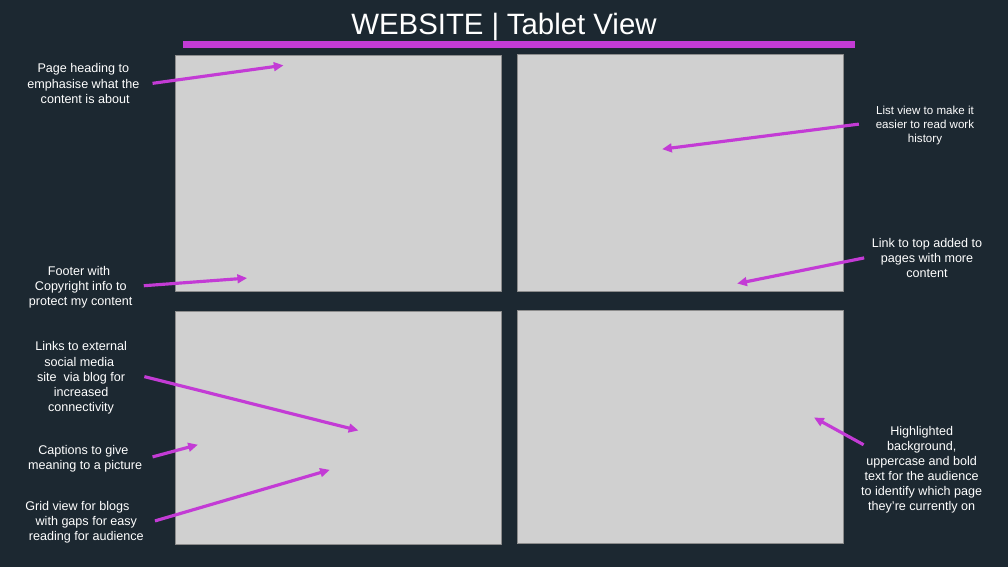
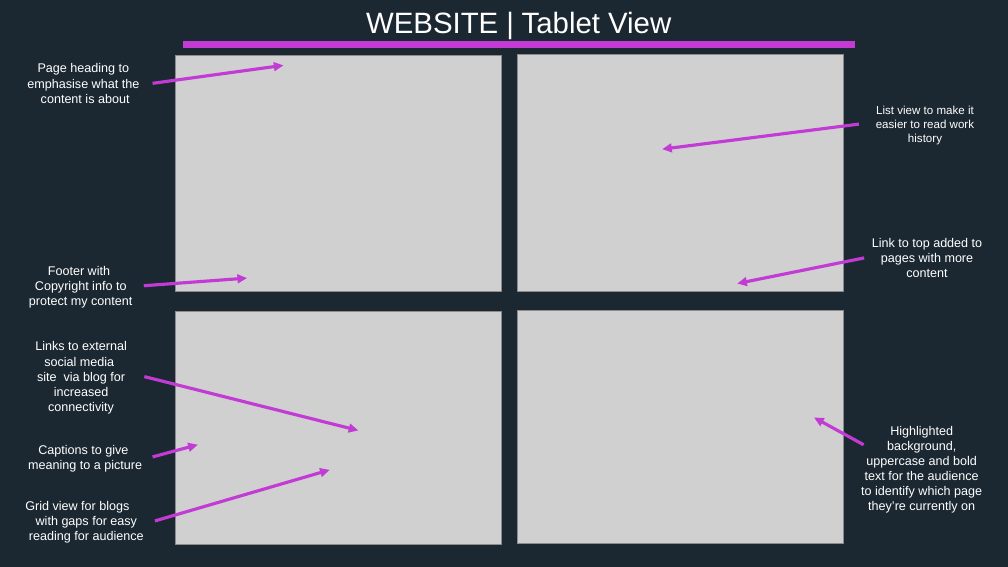
Before and after one commit to mdart86/Portfolio_Website, a slide deck: slide 8 of Michael-Dart_T1A2 Slidedeck.pptx. Drawn at 1008x567 pixels with LibreOffice and Linux fonts; fonts in the diff are those of the drawing; grey boxes stand for pictures. Boxes give left, top, right and bottom in pixels: in the first picture for what was removed or moved away, otherwise in the second. Text is boxed around its words. In the diff, an @@ line names an element or a change of style, - is before the commit and + after.

```diff
--- a/Michael-Dart_T1A2 Slidedeck.pptx
+++ b/Michael-Dart_T1A2 Slidedeck.pptx
@@ text "WEBSITE | Tablet View": place and size @@
-text "WEBSITE | Tablet View" at bbox=[351, 12, 656, 35]
+text "WEBSITE | Tablet View" at bbox=[366, 11, 671, 34]
```
Also in this commit, not shown: 8 other slides changed, 2 other files.
